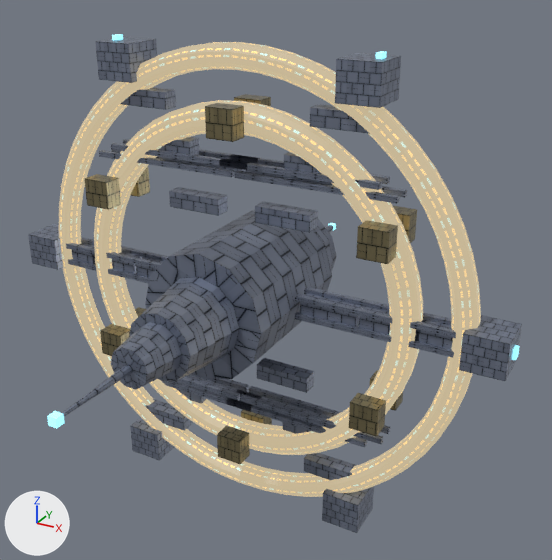
What one commit did to the glTF model assets/models/station.glb.
One viewpoint serves both versions: a 50 mm lens placed at (5.43, -8.83, 4.69), pointed at (0.54, 0.05, 0.25). The lights are fixed; the arrows at lower left show +X, +Y and +Z. The first picture is the older version. Vertices at exactly the same position are counted once.

The first picture shows 'node-0', 'node-1', 'node-2', 'node-3'.
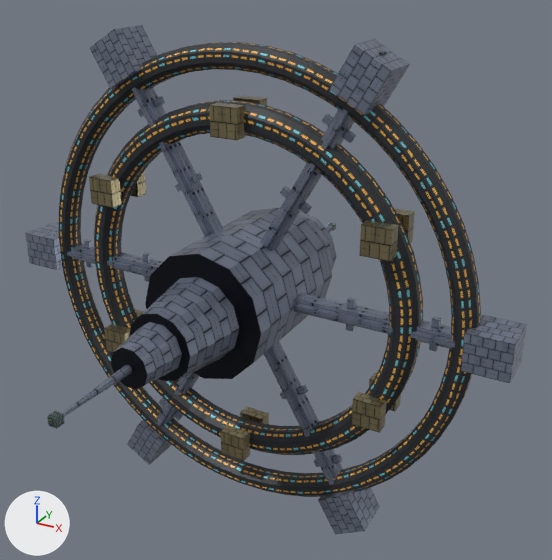
Changed parts and their boxes [x1, y1, x2, y2] in the pictures (552 x 560 px; the box of a moved part takes in the faces that stretch with it):
'node-0', reshaped
    before: [28, 37, 522, 533]
    after: [26, 25, 527, 534]
'node-1', recoloured, surface changed (beige to black)
    both: [59, 42, 481, 497]
'node-2', reshaped (mostly hidden)
    before: [85, 94, 417, 464]
    after: [89, 95, 415, 461]
'node-3', surface changed
    both: [47, 51, 387, 429]
part 1 of me_station_hub, added
    after: [72, 243, 163, 277]
part 2 of me_station_hub, added
    after: [26, 223, 62, 270]
part 3 of me_station_hub, rebuilt (11% wider, 12% taller)
    before: [130, 418, 174, 460]
    after: [127, 418, 176, 465]
part 4 of me_station_hub, deleted
    before: [72, 87, 390, 447]
part 5 of me_station_hub, moved or reshaped
    before: [28, 37, 522, 533]
    after: [67, 39, 527, 534]
part 6 of me_station_hub, surface changed
    before: [111, 104, 453, 404]
    after: [90, 25, 455, 389]
part 7 of me_station_trim, moved or reshaped
    before: [356, 220, 398, 264]
    after: [359, 220, 398, 262]
part 8 of me_station_trim, moved or reshaped
    before: [393, 206, 417, 243]
    after: [394, 208, 415, 243]
part 9 of me_station_trim, moved or reshaped
    before: [205, 103, 244, 142]
    after: [209, 102, 245, 140]
part 10 of me_station_trim, moved or reshaped
    before: [234, 94, 271, 107]
    after: [233, 95, 267, 105]
part 11 of me_station_trim, moved or reshaped
    before: [85, 174, 121, 210]
    after: [89, 174, 122, 208]
part 12 of me_station_trim, moved or reshaped
    before: [131, 166, 150, 197]
    after: [130, 170, 146, 197]
part 13 of me_station_trim, moved or reshaped
    before: [100, 324, 130, 356]
    after: [104, 324, 131, 352]
part 14 of me_station_trim, moved or reshaped (mostly hidden)
    before: [135, 307, 147, 317]
    after: [135, 310, 143, 317]
part 15 of me_station_trim, moved or reshaped
    before: [217, 426, 250, 464]
    after: [220, 425, 250, 461]
part 16 of me_station_trim, moved or reshaped
    before: [241, 410, 272, 425]
    after: [240, 407, 269, 424]
part 17 of me_station_trim, moved or reshaped
    before: [349, 393, 386, 436]
    after: [352, 392, 387, 433]
part 18 of me_station_trim, moved or reshaped
    before: [370, 370, 403, 411]
    after: [369, 373, 401, 411]

The change, as a diff of the scene's bpy script:
```diff
--- a/assets/models/station.glb.py
+++ b/assets/models/station.glb.py
@@ mat_station_windows @@
 n0 = _N.new('ShaderNodeBsdfPrincipled'); n0.name = 'Principled BSDF'
 n0.inputs[1].default_value = 0.2  # 'Metallic'
-n0.inputs[27].default_value = (0.55, 0.45, 0.28, 1.0)  # 'Emission Color', beige #c4b390
-n0.inputs[28].default_value = 1.0  # 'Emission Strength'
 n1 = _N.new('ShaderNodeOutputMaterial'); n1.name = 'Material Output'
@@ mat_station_beacons @@
 mat_station_beacons = bpy.data.materials.new('station-beacons')
-# nodes: BsdfPrincipled, OutputMaterial
-# colours: cyan #a0f1ff, cyan #95eaff
+# nodes: BsdfPrincipled, Mix, OutputMaterial, TexImage
+# colours: cyan #a0e1f9
+# uses the picture img_image_1
@@ me_station_hub @@
-me_station_hub.from_pydata(...)  # 520 vertices, 824 faces; spans x -3.97..3.97, y -3.85..3.1, z -3.45..3.45
+me_station_hub.from_pydata(...)  # 424 vertices, 680 faces; spans x -4.03..4.03, y -3.85..3.1, z -3.63..3.63
+# me_station_hub part 1: a new loose piece, a box spanning x -3.75..-0.85, y -0.11..0.11, z -0.1..0.1, in mat_station_hull
+# me_station_hub part 2: a new loose piece, a box spanning x -4.03..-3.41, y -0.31..0.31, z -0.27..0.27, in mat_station_hull
+# me_station_hub part 3: the loose piece of 8 vertices spanning x -2.13..-1.55, y -0.31..0.31, z -3.45..-2.93 is rebuilt with 8 vertices and now spans x -2.25..-1.47, y -0.31..0.31, z -3.63..-2.82
+# me_station_hub part 4: 13 loose pieces with 104 vertices, spanning x -3.53..2.37, y -0.18..0.18, z -2.16..2.8, are deleted
+# me_station_hub part 5: 140 vertices moved from x -2.37..3.53, y -0.18..0.18, z -2.16..2.8 to x -2.9..4.03, y -0.31..0.31, z -3.63..3.63; 132 vertices removed from x -3.97..3.97, y -0.31..0.31, z -3.45..3.45; 124 vertices added at x -3.65..3.41, y -0.31..0.31, z -3.36..3.3
+# me_station_hub part 6: 226 kept faces spanning x -2.25..3.75, y -3.85..3.1, z -1.67..3.63 get new texture (UV) coordinates
 me_station_hub.materials.append(mat_station_hull)
@@ me_station_trim @@
-me_station_trim.from_pydata(...)  # 246 vertices, 432 faces; spans x -2.42..2.42, y -0.5..0.5, z -2.76..2.76
+me_station_trim.from_pydata(...)  # 246 vertices, 432 faces; spans x -2.42..2.42, y -0.4..0.4, z -2.76..2.76
+# me_station_trim part 7: the loose piece of 8 vertices spanning x 2.0..2.42, y -0.5..-0.22, z 1.07..1.49 is scaled about its middle by (1, 0.714, 1), then moved by (0.0, 0.06, 0.0)
+# me_station_trim part 8: the loose piece of 8 vertices spanning x 2.0..2.42, y 0.22..0.5, z 1.07..1.49 is scaled about its middle by (1, 0.714, 1), then moved by (0.0, -0.06, 0.0)
+# me_station_trim part 9: the loose piece of 8 vertices spanning x -0.21..0.21, y -0.5..-0.22, z 2.34..2.76 is scaled about its middle by (1, 0.714, 1), then moved by (0.0, 0.06, 0.0)
+# me_station_trim part 10: the loose piece of 8 vertices spanning x -0.21..0.21, y 0.22..0.5, z 2.34..2.76 is scaled about its middle by (1, 0.714, 1), then moved by (0.0, -0.06, 0.0)
+# me_station_trim part 11: the loose piece of 8 vertices spanning x -2.42..-2.0, y -0.5..-0.22, z 1.07..1.49 is scaled about its middle by (1, 0.714, 1), then moved by (0.0, 0.06, 0.0)
+# me_station_trim part 12: the loose piece of 8 vertices spanning x -2.42..-2.0, y 0.22..0.5, z 1.07..1.49 is scaled about its middle by (1, 0.714, 1), then moved by (0.0, -0.06, 0.0)
+# me_station_trim part 13: the loose piece of 8 vertices spanning x -2.42..-2.0, y -0.5..-0.22, z -1.49..-1.07 is scaled about its middle by (1, 0.714, 1), then moved by (0.0, 0.06, 0.0)
+# me_station_trim part 14: the loose piece of 8 vertices spanning x -2.42..-2.0, y 0.22..0.5, z -1.49..-1.07 is scaled about its middle by (1, 0.714, 1), then moved by (0.0, -0.06, 0.0)
+# me_station_trim part 15: the loose piece of 8 vertices spanning x -0.21..0.21, y -0.5..-0.22, z -2.76..-2.34 is scaled about its middle by (1, 0.714, 1), then moved by (0.0, 0.06, 0.0)
+# me_station_trim part 16: the loose piece of 8 vertices spanning x -0.21..0.21, y 0.22..0.5, z -2.76..-2.34 is scaled about its middle by (1, 0.714, 1), then moved by (0.0, -0.06, 0.0)
+# me_station_trim part 17: the loose piece of 8 vertices spanning x 2.0..2.42, y -0.5..-0.22, z -1.49..-1.07 is scaled about its middle by (1, 0.714, 1), then moved by (0.0, 0.06, 0.0)
+# me_station_trim part 18: the loose piece of 8 vertices spanning x 2.0..2.42, y 0.22..0.5, z -1.49..-1.07 is scaled about its middle by (1, 0.714, 1), then moved by (0.0, -0.06, 0.0)
 me_station_trim.materials.append(mat_station_trim)
```
